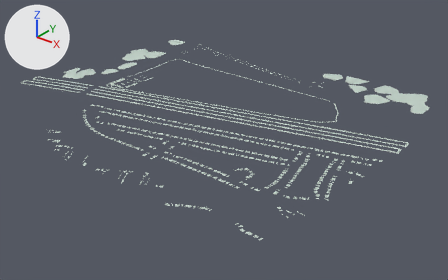
One commit to the FBX model SourceAssets/GHS/Park/SM_GHSPark_Landscape.fbx: the scene before it, then after it.
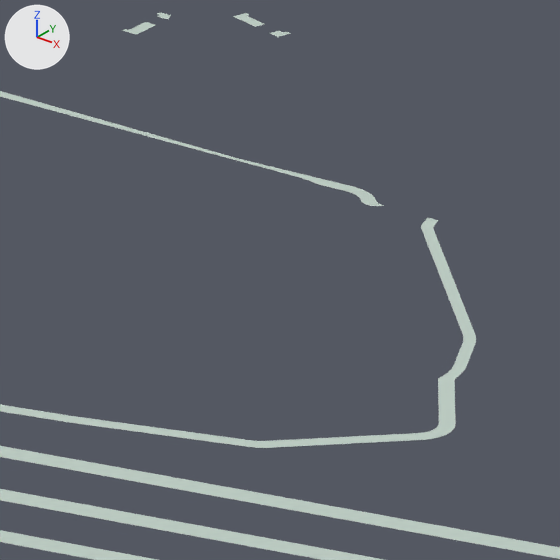
Each version appears first whole from a 50 mm lens placed at (942.0, -1195.0, 578.0), pointed at (96.0, -138.0, -78.0), and next in a close-up on the part from 67% to 77% of the width and 30% to 47% of the height. The axes (+X, +Y, +Z) are drawn at upper left. The lights are the same throughout. The last two pictures show the newer version. Vertices at exactly the same position are counted once.

In view in the first close-up: 'SM_GHSPark_Landscape'.
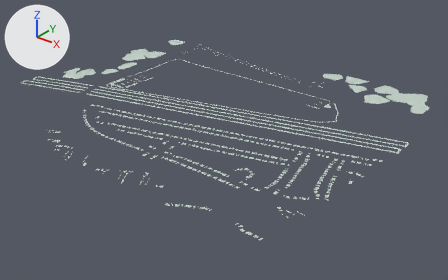
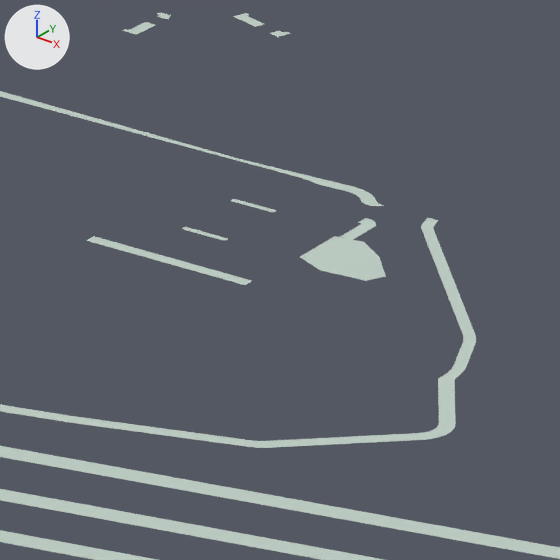
Changed parts and their boxes [x1, y1, x2, y2] in the close-ups (560 x 560 px):
```json
{"part": 1, "of": "me_sm_ghspark_landscape", "change": "added", "after": [300, 218, 385, 281]}
{"part": 2, "of": "me_sm_ghspark_landscape", "change": "added", "after": [231, 199, 276, 212]}
{"part": 3, "of": "me_sm_ghspark_landscape", "change": "added", "after": [182, 227, 228, 240]}
{"part": 4, "of": "me_sm_ghspark_landscape", "change": "added", "after": [86, 236, 252, 285]}
```

The change, as JSON lines over the scene's bpy script:
```json
{"block": "me_sm_ghspark_landscape", "where": "# used by ob_sm_ghspark_landscape; location = (0.0, 0.0, 0.0)"}
{"block": "me_sm_ghspark_landscape", "where": "# verts and faces of me_sm_ghspark_landscape; kept vertices keep their numbers, new ones are numbered from 27934"}
{"op": "remove", "block": "me_sm_ghspark_landscape", "code": "me_sm_ghspark_landscape.from_pydata(...)  # 27934 vertices, 26542 faces; spans x -443.0..514.0, y -532.0..255.0, z 0.0"}
{"op": "add", "block": "me_sm_ghspark_landscape", "code": "me_sm_ghspark_landscape.from_pydata(...)  # 28109 vertices, 26709 faces; spans x -443.0..514.0, y -532.0..255.0, z 0.0"}
{"block": "me_sm_ghspark_landscape", "change": "me_sm_ghspark_landscape part 1: a new loose piece of 71 vertices spanning x 268.0..287.0, y 28.0..58.0, z 0.0, in mat_m_ghspark_landscape (light grey #c0d0c7)"}
{"block": "me_sm_ghspark_landscape", "change": "me_sm_ghspark_landscape part 2: a new loose piece of 50 vertices spanning x 241.0..252.0, y 48.0..50.0, z 0.0, in mat_m_ghspark_landscape (light grey #c0d0c7)"}
{"block": "me_sm_ghspark_landscape", "change": "me_sm_ghspark_landscape part 3: a new loose piece of 50 vertices spanning x 241.0..252.0, y 29.0..30.0, z 0.0, in mat_m_ghspark_landscape (light grey #c0d0c7)"}
{"block": "me_sm_ghspark_landscape", "change": "me_sm_ghspark_landscape part 4"}
{"op": "add", "block": "me_sm_ghspark_landscape", "code": "verts[27934] = (267.0, 14.0, 0.0)  # pixel (252, 280)"}
{"op": "add", "block": "me_sm_ghspark_landscape", "code": "verts[27935] = (267.0, 11.0, 0.0)  # pixel (245, 285)"}
{"op": "add", "block": "me_sm_ghspark_landscape", "code": "verts[27936] = (229.0, 11.0, 0.0)  # pixel (86, 240)"}
{"op": "add", "block": "me_sm_ghspark_landscape", "code": "verts[27937] = (229.0, 14.0, 0.0)  # pixel (93, 236)"}
{"op": "add", "block": "me_sm_ghspark_landscape", "code": "faces += [(27934, 27936, 27935), (27934, 27937, 27936)]"}
```
